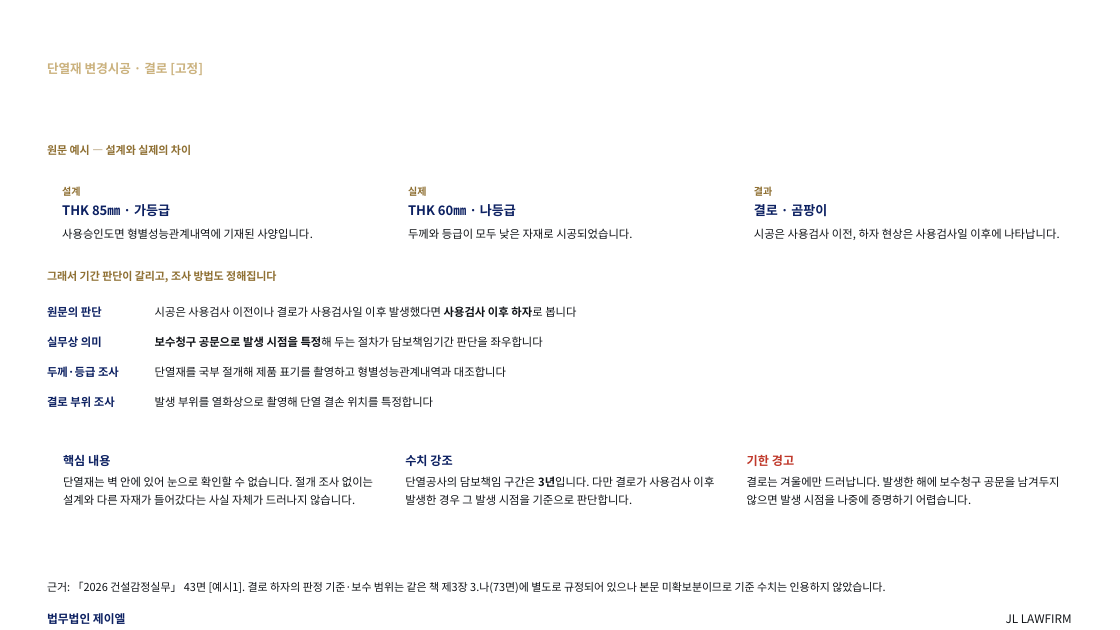
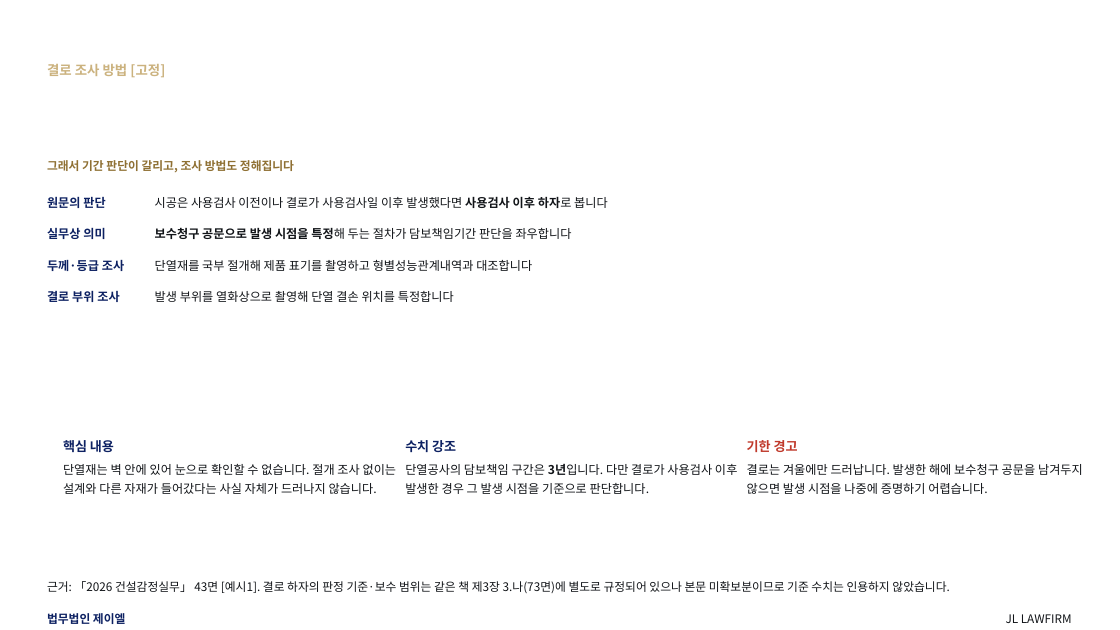
Before and after one commit to kingjin77-rgb/jl-magazine, a slide deck: slide 60 of template/design/preview/JL_하자소송_기본제안서.pptx (slide 44 before the commit). Drawn at 1120x630 pixels with LibreOffice and Linux fonts; fonts in the diff are those of the drawing; background and template pictures are left out. Boxes give left, top, right and bottom in pixels: in the first picture for what was removed or moved away, otherwise in the second. Text is boxed around its words. In the diff, an @@ line names an element or a change of style, - is before the commit and + after.

```diff
--- a/template/design/preview/JL_하자소송_기본제안서.pptx
+++ b/template/design/preview/JL_하자소송_기본제안서.pptx
@@ text at bbox=[47, 64, 165, 77]: text changed; size 10.8 to 11.5 pt @@
-단열재 변경시공 · 결로 [고정]
+결로 조사 방법 [고정]
@@ text removed at bbox=[47, 144, 191, 155] @@
-원문 예시 — 설계와 실제의 차이
@@ 5 texts: place and size @@
-5 texts at bbox=[47, 270, 576, 347]
+5 texts at bbox=[47, 160, 608, 239]
@@ text "그래서 기간 판단이 갈리고, 조사 ..." at bbox=[47, 160, 294, 172]: size 9.4 to 10.1 pt; line spacing 13.1pt to 14.1pt @@
@@ size 9.7 to 10.4 pt; line spacing 15.1pt to 16.2pt in 8 elements at bbox=[155, 291, 454, 302], bbox=[47, 290, 119, 302], bbox=[155, 260, 532, 271], bbox=[47, 260, 124, 271], bbox=[155, 227, 572, 239], bbox=[47, 227, 105, 239], bbox=[155, 196, 608, 208], bbox=[47, 196, 105, 208] @@
@@ text removed at bbox=[62, 186, 80, 196] @@
-설계
@@ text removed at bbox=[62, 204, 170, 216] @@
-THK 85㎜ · 가등급
@@ text removed at bbox=[408, 186, 426, 196] @@
-실제
@@ text removed at bbox=[408, 204, 516, 216] @@
-THK 60㎜ · 나등급
@@ text removed at bbox=[754, 186, 772, 196] @@
-결과
@@ text removed at bbox=[754, 204, 827, 216] @@
-결로 · 곰팡이
@@ text removed at bbox=[62, 228, 313, 239] @@
-사용승인도면 형별성능관계내역에 기재된 사양입니다.
@@ text removed at bbox=[408, 228, 632, 239] @@
-두께와 등급이 모두 낮은 자재로 시공되었습니다.
@@ text removed at bbox=[754, 228, 1059, 240] @@
-시공은 사용검사 이전, 하자 현상은 사용검사일 이후에 나타납니다.
@@ 4 texts: place and size @@
-4 texts at bbox=[47, 366, 506, 407]
+4 texts at bbox=[47, 260, 532, 302]
@@ 5 texts: place and size @@
-5 texts at bbox=[63, 454, 1060, 505]
+5 texts at bbox=[63, 440, 1083, 494]
@@ size 10.4 to 11.2 pt; line spacing 14.6pt to 15.6pt in 3 elements at bbox=[63, 440, 114, 452], bbox=[405, 440, 456, 452], bbox=[747, 440, 798, 452] @@
@@ text "단열재는 벽 안에 있어 눈으로 ...": place and size @@
-text "단열재는 벽 안에 있어 눈으로 ..." at bbox=[63, 476, 373, 505]
+text "단열재는 벽 안에 있어 눈으로 ..." at bbox=[63, 464, 397, 494]
@@ size 9.7 to 10.4 pt; line spacing 15.6pt to 16.7pt in 3 elements at bbox=[63, 464, 397, 494], bbox=[405, 464, 737, 494], bbox=[747, 464, 1083, 494] @@
@@ text "근거: 「2026 건설감정실무」 43면 [예시1]. ..." at bbox=[47, 581, 949, 593]: size 9.4 to 10.1 pt; line spacing 15pt to 16.1pt @@
```
Also in this commit, not shown: 58 other slides changed, 24 slides added, 3 other files.
